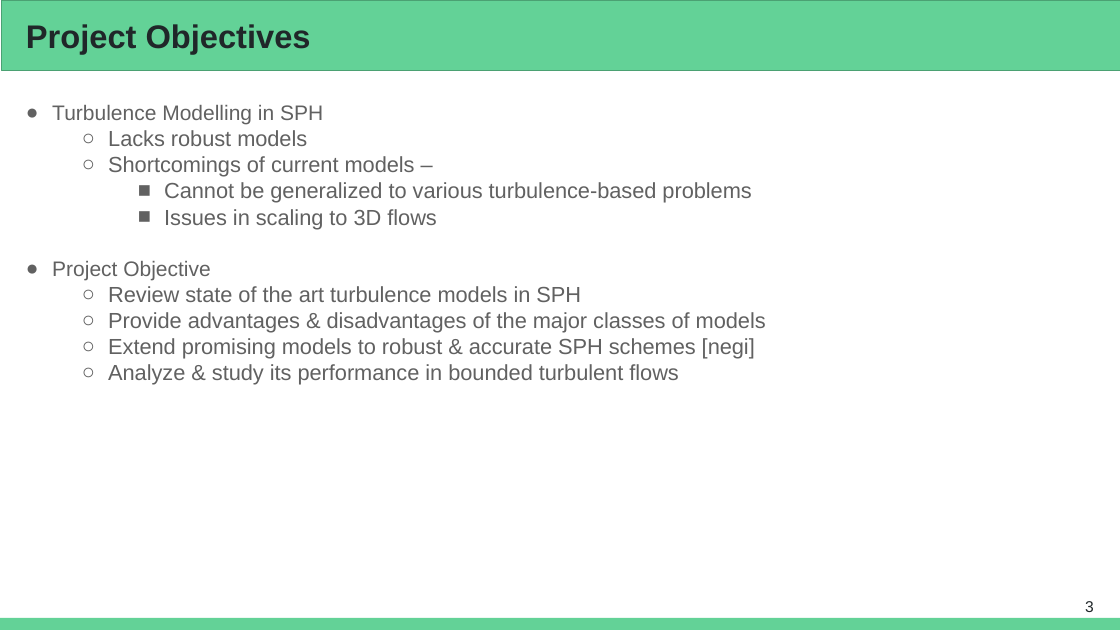
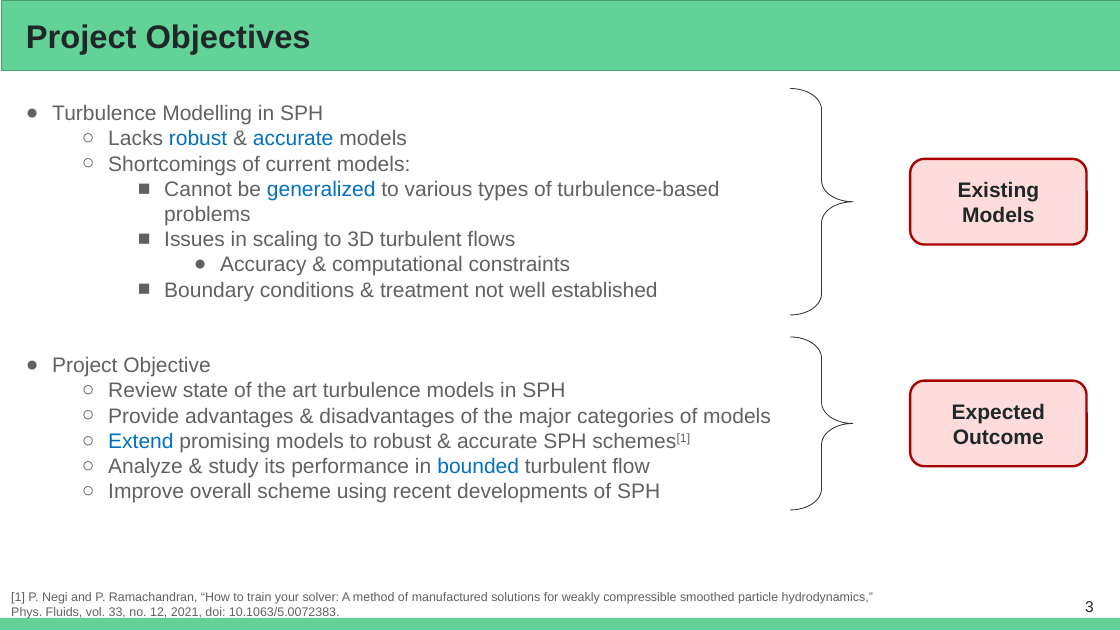
Before and after one commit to Prajwal-Prathiksh/ddp-thesis, a slide deck: slide 3 of report/DDP Stage I - 2022.pptx. Drawn at 1120x630 pixels with LibreOffice and Linux fonts; fonts in the diff are those of the drawing. Boxes give left, top, right and bottom in pixels: in the first picture for what was removed or moved away, otherwise in the second. Text is boxed around its words. In the diff, an @@ line names an element or a change of style, - is before the commit and + after.

Commit message:
Update ppt

```diff
--- a/report/DDP Stage I - 2022.pptx
+++ b/report/DDP Stage I - 2022.pptx
@@ right brace added at [791,88,853,315], outline #333643 0.75 pt @@
@@ text at [108,129,719,301]: text changed; size 18.7 to 18 pt @@
-  ○ Lacks robust models
-  ○ Shortcomings of current models –
-    ■ Cannot be generalized to various turbulence-based problems
-    ■ Issues in scaling to 3D flows
+  ○ Lacks robust & accurate models
+  ○ Shortcomings of current models:
+    ■ Cannot be generalized to various types of turbulence-based problems
+    ■ Issues in scaling to 3D turbulent flows
+      ● Accuracy & computational constraints
+    ■ Boundary conditions & treatment not well established
@@ rounded rectangle added at [911,159,1087,245], fill #FFDCDC, outline #A80000 2 pt, 18 pt, text #202729, bold @@
+Existing
+Models
@@ right brace added at [791,337,853,510], outline #333643 0.75 pt @@
@@ text at [108,382,565,397]: size 18.7 to 18 pt in "Review state of the art turbulence models ..." @@
@@ rounded rectangle added at [911,381,1087,466], fill #FFDCDC, outline #A80000 2 pt, 18 pt, text #202729, bold @@
+Expected
+Outcome
@@ text at [108,408,771,503]: text changed; size 18.7 to 18 pt @@
-  ○ Provide advantages & disadvantages of the major classes of models
-  ○ Extend promising models to robust & accurate SPH schemes [negi]
-  ○ Analyze & study its performance in bounded turbulent flows
+  ○ Provide advantages & disadvantages of the major categories of models
+  ○ Extend promising models to robust & accurate SPH schemes[1]
+  ○ Analyze & study its performance in bounded turbulent flow
+  ○ Improve overall scheme using recent developments of SPH
@@ text added at [11,592,873,619], 10.7 pt, text #616161 @@
+[1] P. Negi and P. Ramachandran, “How to train your solver: A method of manufactured solutions for weakly compressible smoothed particle hydrodynamics,” Phys. Fluids, vol. 33, no. 12, 2021, doi: 10.1063/5.0072383.
```
Also in this commit, not shown: 1 other slide changed, 3 slides added.
